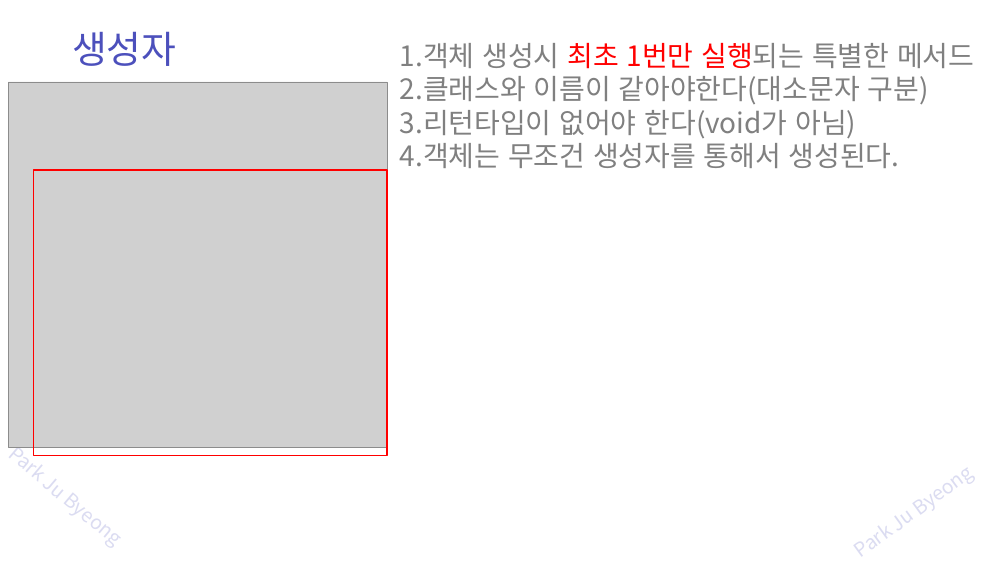
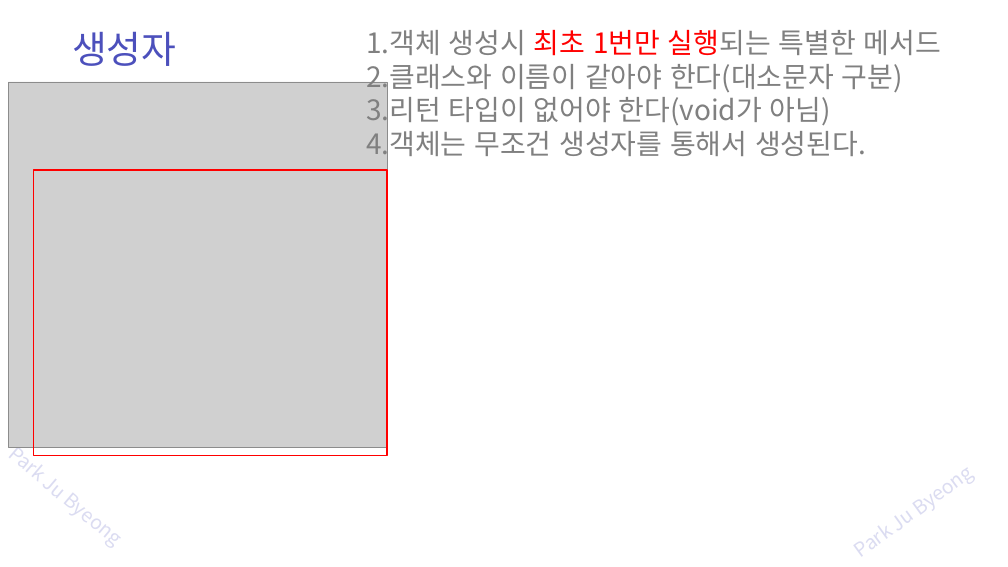
Before and after one commit to zest132/JavaLecture, a slide deck: slide 4 of JavaLecture/LectureFile/java 8강 생성자.pptx. Drawn at 1008x567 pixels with LibreOffice and Linux fonts; fonts in the diff are those of the drawing; grey boxes stand for pictures. Boxes give left, top, right and bottom in pixels: in the first picture for what was removed or moved away, otherwise in the second. Text is boxed around its words. In the diff, an @@ line names an element or a change of style, - is before the commit and + after.

```diff
--- a/JavaLecture/LectureFile/java 8강 생성자.pptx
+++ b/JavaLecture/LectureFile/java 8강 생성자.pptx
@@ text "1.객체 생성시 최초 1번만 실행되는 ...": place and size @@
-text "1.객체 생성시 최초 1번만 실행되는 ..." at (400, 43, 974, 168)
+text "1.객체 생성시 최초 1번만 실행되는 ..." at (366, 30, 941, 162)
@@ text at (366, 64, 903, 128): spaces changed @@
-2.클래스와 이름이 같아야한다(대소문자 구분)
-3.리턴타입이 없어야 한다(void가 아님)
+2.클래스와 이름이 같아야 한다(대소문자 구분)
+3.리턴 타입이 없어야 한다(void가 아님)
```
Also in this commit, not shown: 17 other slides changed, 10 slides added, 1 slide removed, 2 other files.
